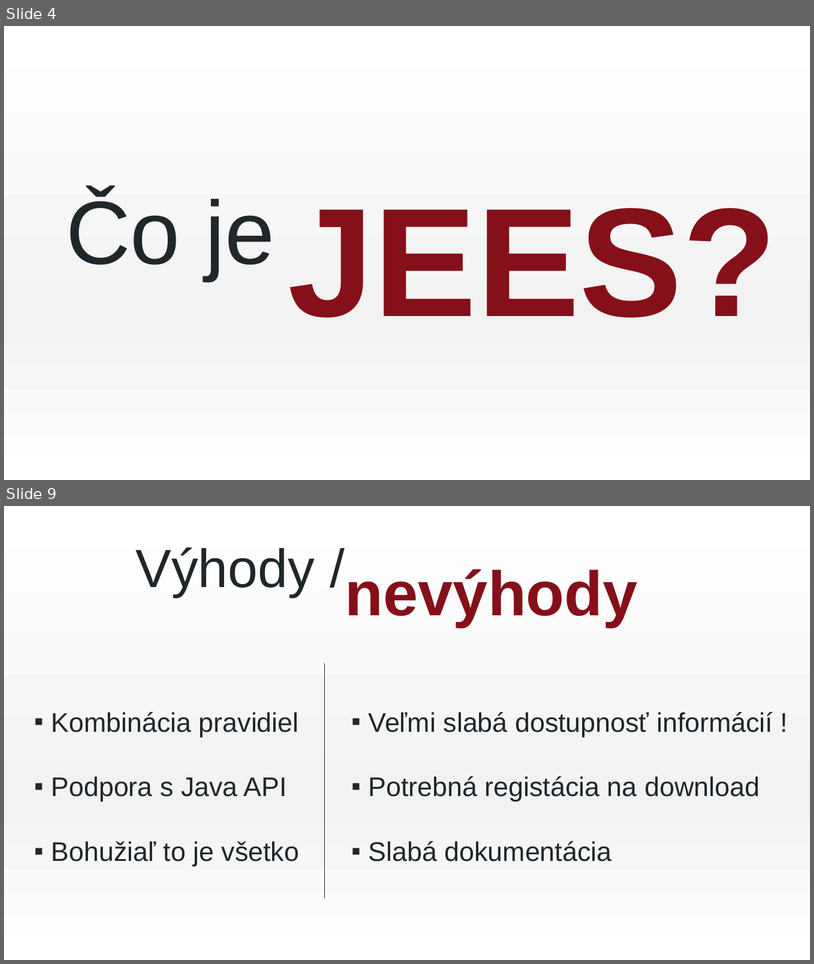
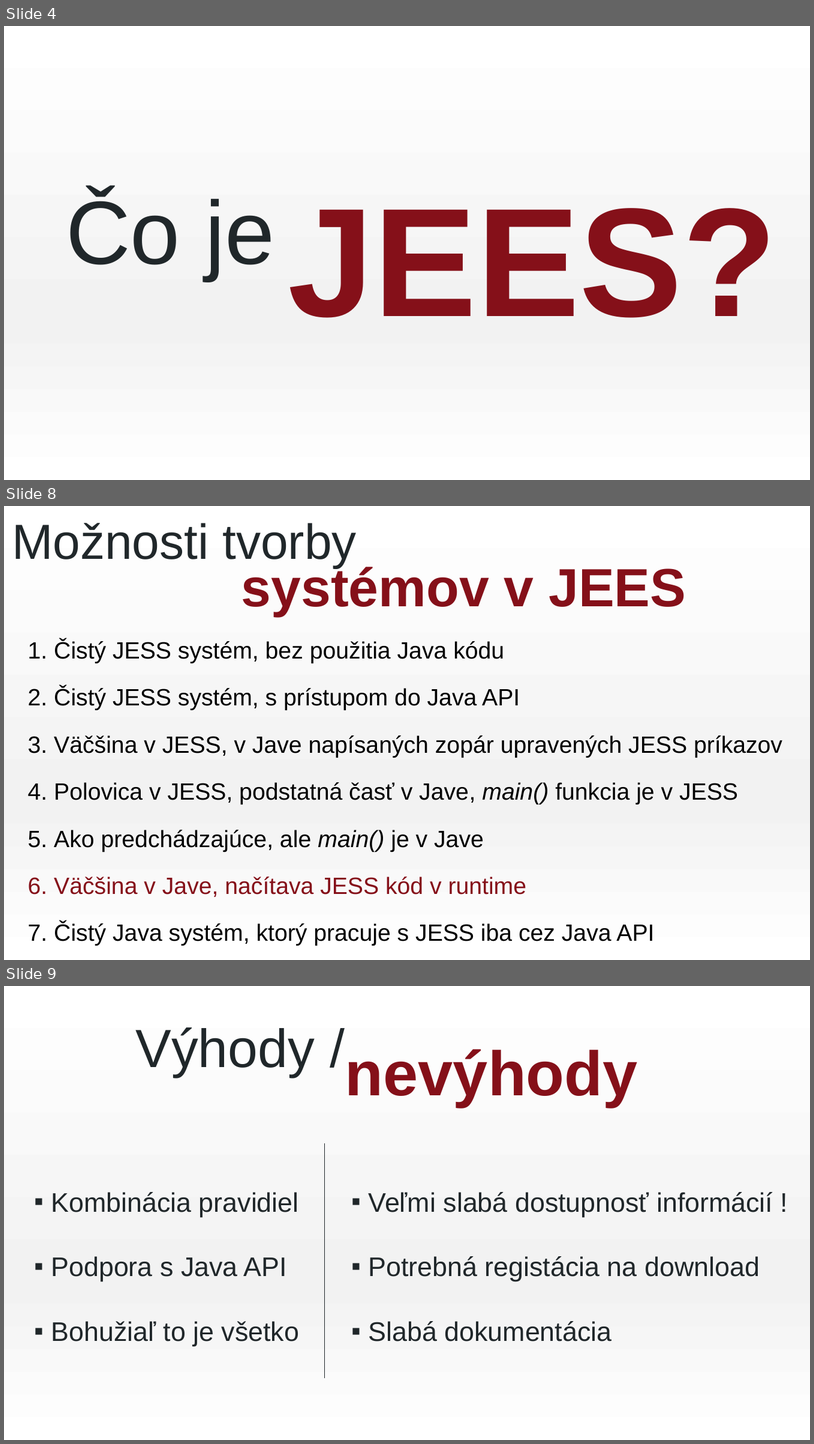
Before and after one commit to heriproj/3E, a slide deck: Jozef_Krajčovič.pptx. Shown one above the other, each under a label of ours: slides 4 and 9 before the commit, slides 4, 8 and 9 after it; the slides between them are not shown. The pictures are 814x964 and 814x1444 pixels, drawn with LibreOffice and Linux fonts; fonts in the diff are those of the drawing. Boxes give left, top, right and bottom in pixels: in the first picture for what was removed or moved away, otherwise in the second. Text is boxed around its words. In the diff, an @@ line names an element or a change of style, - is before the commit and + after.

```diff
--- a/Jozef_Krajčovič.pptx
+++ b/Jozef_Krajčovič.pptx
@@ slide 8 added at bbox=[4, 506, 810, 960], background gradient #FFFFFF to #F2F2F2 @@
@@ text added at bbox=[12, 523, 357, 568], 44 pt, text #20272A @@
+Možnosti tvorby
@@ text added at bbox=[242, 564, 686, 616], 48 pt, text #851019, bold @@
+systémov v JEES
@@ text added at bbox=[28, 640, 783, 945], 21 pt, text #000000 @@
+1. Čistý JESS systém, bez použitia Java kódu
+2. Čistý JESS systém, s prístupom do Java API
+3. Väčšina v JESS, v Jave napísaných zopár upravených JESS príkazov
+4. Polovica v JESS, podstatná časť v Jave, main() funkcia je v JESS
+5. Ako predchádzajúce, ale main() je v Jave
+6. Väčšina v Jave, načítava JESS kód v runtime
+7. Čistý Java systém, ktorý pracuje s JESS iba cez Java API
```
Also in this commit, not shown: 4 slides changed, 1 other slide added, 2 slides removed, 1 other file.
